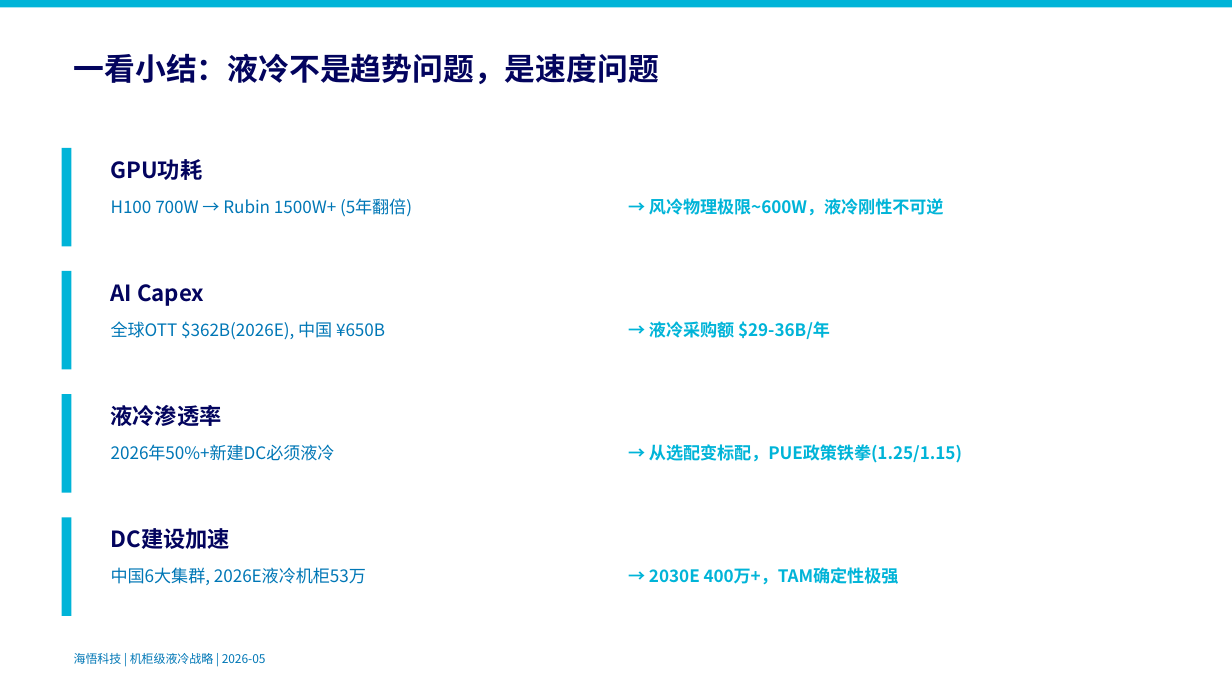
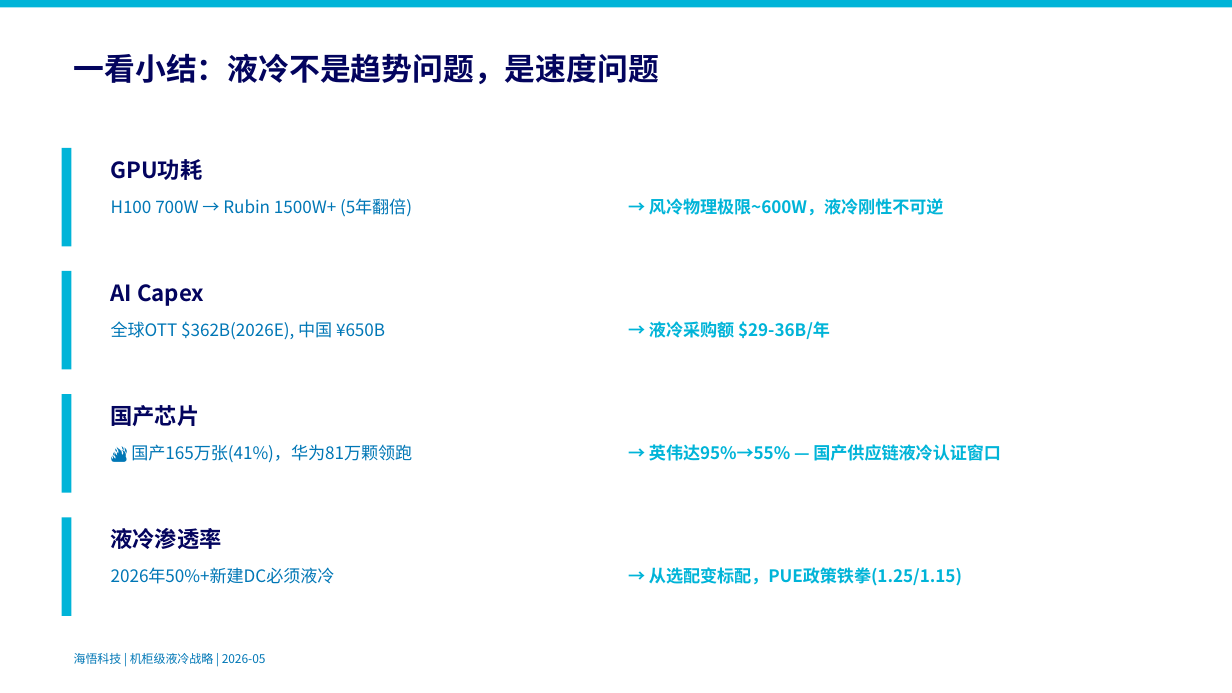
Before and after one commit to marshall9900/liquid-cooling-ecosystem, a slide deck: slide 8 of analysis/liquid-cooling/ppt/v10-slides/output/海悟液冷五看三定-v10.pptx. Drawn at 1232x693 pixels with LibreOffice and Linux fonts; fonts in the diff are those of the drawing. Boxes give left, top, right and bottom in pixels: in the first picture for what was removed or moved away, otherwise in the second. Text is boxed around its words. In the diff, an @@ line names an element or a change of style, - is before the commit and + after.

Commit message:
feat: 中银国际研报归档 — IDC国产AI芯片份额41%×英伟达腰斩×7家排名
- 新增研报: 中银国际(2026-04-08) 国产芯片出货165万张/英伟达220万/华为81.2万领跑
- IDC首次公布7家排名: 华为20%>平头哥6.4%>昆仑芯=寒武纪各2.9%>海光2%>沐曦1.7%>天数1.3%
- 液冷影响: 仅国产芯片冷板需求45-60万片(2025)→翻倍至80-100万+(2026E)
- v10: slide-06+slide-08新增国产芯片份额数据
- Expanded R4: s102源文件清单更新(5篇)

```diff
--- a/analysis/liquid-cooling/ppt/v10-slides/output/海悟液冷五看三定-v10.pptx
+++ b/analysis/liquid-cooling/ppt/v10-slides/output/海悟液冷五看三定-v10.pptx
@@ text at (111, 405, 200, 426): text changed @@
-液冷渗透率
+国产芯片
@@ text at (131, 444, 412, 463): text changed @@
-2026年50%+新建DC必须液冷
+🔥 国产165万张(41%)，华为81万颗领跑
@@ text at (649, 444, 1001, 461): text changed @@
-→ 从选配变标配，PUE政策铁拳(1.25/1.15)
+→ 英伟达95%→55% — 国产供应链液冷认证窗口
@@ text at (111, 528, 222, 549): text changed @@
-DC建设加速
+液冷渗透率
@@ text at (111, 567, 335, 584): text changed @@
-中国6大集群, 2026E液冷机柜53万
+2026年50%+新建DC必须液冷
@@ text at (649, 567, 962, 586): text changed @@
-→ 2030E 400万+，TAM确定性极强
+→ 从选配变标配，PUE政策铁拳(1.25/1.15)
```
Also in this commit, not shown: 1 other slide changed, 6 other files.
